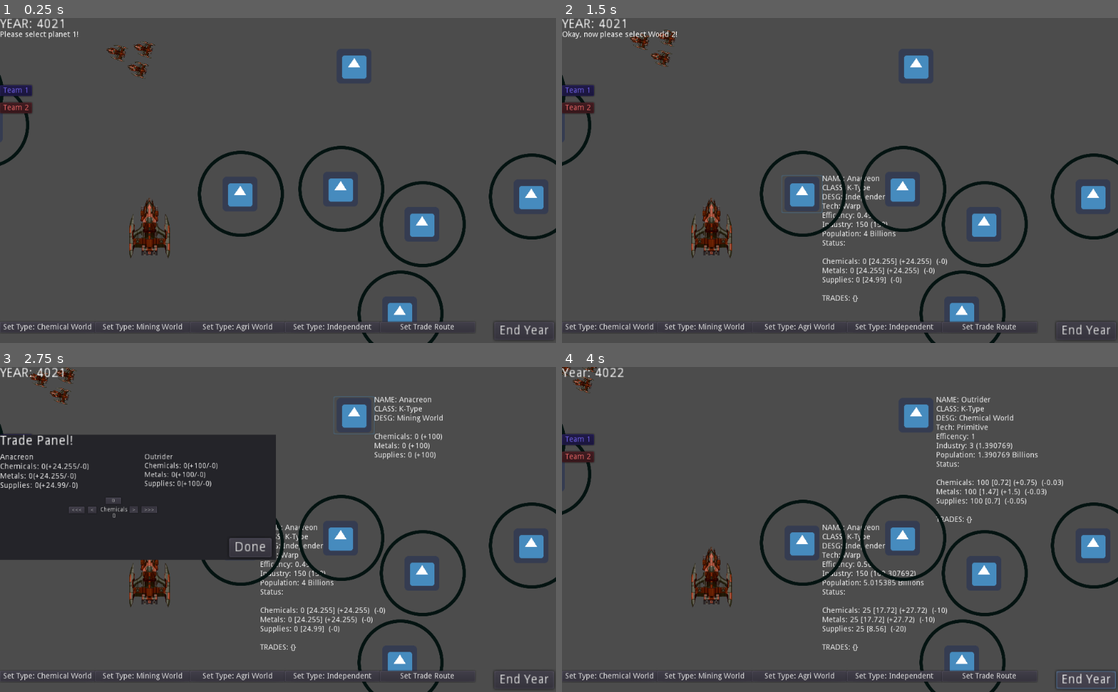
Above: before the commit, frames 1-4 (two rows, left to right).
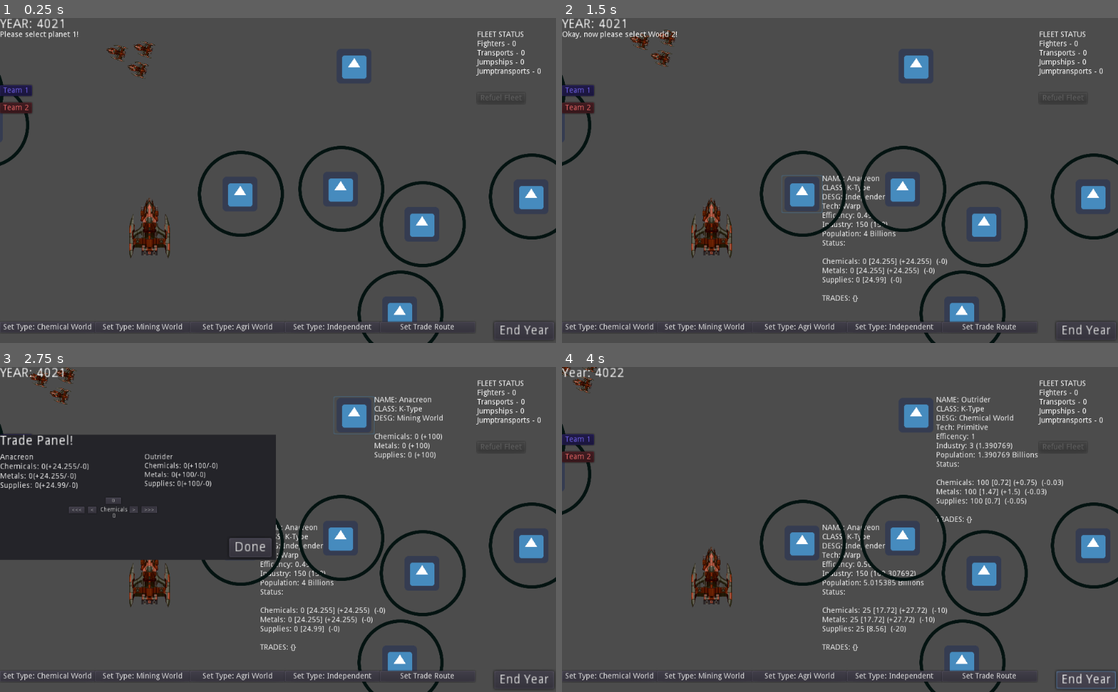
Above: after the commit, the same moments.

Repository: Nore5515/Anacreon4022
Game: Godot game, scene res://Main.tscn
Two runs of this game, one before a commit and one after it. Both use one fixed random seed, a clock stepped at 60 frames per second and the inputs below. The engine's default icon, where the game draws it, is replaced by a stand-in: a white triangle on a blue panel in a dark square.
Inputs:
- Up to frame 1 (0.25 s): no input
- Up to frame 2 (1.5 s): click "Set Trade Route" at 0.5 s; click "NAME: Anacreon CLASS: K-Type …" at 1.25 s
- Up to frame 3 (2.75 s): click "NAME: Anacreon CLASS: K-Type …" at 2 s
- Up to frame 4 (4 s): click "Done" at 2.75 s; click "End Year" at 3.5 s

The runs differ from the first frame. In frame 1, 0.4% of the frame differs, in the area x 85-98%, y 4-18%; in frame 2, 0.4%; in frame 3, 0.4%; in frame 4, 0.4%.

Commit message:
Fleet Refueling and Status

Diff:
--- /dev/null
+++ b/AlwaysUp.gd
@@ -0,0 +1,6 @@
+extends Label
+
+
+
+func _process(delta):
+	pass
--- a/Fleet.gd
+++ b/Fleet.gd
@@ -7,14 +7,28 @@
 var destination = Vector2()
 var destIcon
 
+var fuel = 100.0
 
 func select():
 	selected = true
 	$icon.visible = true
+	updateStatus()
+	get_parent().get_node("CanvasLayer/RefuelFleet").visible = true
 
 func deselect():
 	selected = false
 	$icon.visible = false
+	get_parent().get_node("CanvasLayer/FleetStatus").text = ""
+	get_parent().get_node("CanvasLayer/RefuelFleet").visible = false
+
+func updateStatus():
+	var thing = "FLEET STATUS\n" \
+		+ "Fighters - 0\n"\
+		+ "Transports - 0\n"\
+		+ "Jumpships - 0\n"\
+		+ "Jumptransports - 0\n"\
+		+ "Fuel: " + String(stepify(fuel, 0.01))
+	get_parent().get_node("CanvasLayer/FleetStatus").text = thing
 
 func _process(delta):
 	var movement = destination - position
@@ -22,12 +36,17 @@
 	position += movement
 	look_at(destination)
 	rotate(PI*0.5)
+	fuel -= 0.5 * delta
 
-	#80
+	if selected:
+		updateStatus()
+
 	if (getNearestPlanet().get_global_rect().position - (self.position + Vector2(50, 25))).length() <= 80:
 		$inRange.visible = true
+		get_parent().get_node("CanvasLayer/RefuelFleet").disabled = false
 	else:
 		$inRange.visible = false
+		get_parent().get_node("CanvasLayer/RefuelFleet").disabled = true
 
 
 func getNearestPlanet():
--- /dev/null
+++ b/Fleet.tscn
@@ -0,0 +1,44 @@
+[gd_scene load_steps=4 format=2]
+
+[ext_resource path="res://Imports/icon.png" type="Texture" id=1]
+[ext_resource path="res://Imports/ship.png" type="Texture" id=2]
+[ext_resource path="res://Fleet.gd" type="Script" id=3]
+
+[node name="Fleet" type="Node2D"]
+position = Vector2( 256.688, 75.7555 )
+script = ExtResource( 3 )
+
+[node name="ship" type="Sprite" parent="."]
+position = Vector2( 0, -29.9287 )
+scale = Vector2( 0.152303, 0.152303 )
+texture = ExtResource( 2 )
+
+[node name="ship2" type="Sprite" parent="."]
+position = Vector2( -18.972, 15.7605 )
+scale = Vector2( 0.152303, 0.152303 )
+texture = ExtResource( 2 )
+
+[node name="ship3" type="Sprite" parent="."]
+position = Vector2( 20.2925, 15.3204 )
+scale = Vector2( 0.152303, 0.152303 )
+texture = ExtResource( 2 )
+
+[node name="Area2D" type="Area2D" parent="."]
+
+[node name="CollisionPolygon2D" type="CollisionPolygon2D" parent="Area2D"]
+polygon = PoolVector2Array( -39.6828, 26.2526, -9.49446, -50.0127, 11.5579, -50.4099, 36.1853, 11.9529, 38.5685, 36.183, -34.1218, 36.5802 )
+
+[node name="icon" type="Sprite" parent="."]
+visible = false
+position = Vector2( 0, -75.7554 )
+scale = Vector2( 0.0228264, 0.0228264 )
+texture = ExtResource( 1 )
+
+[node name="inRange" type="Sprite" parent="."]
+modulate = Color( 0, 0.486275, 1, 1 )
+position = Vector2( 0, 58.4714 )
+rotation = -3.14159
+scale = Vector2( 0.0228264, 0.0228264 )
+texture = ExtResource( 1 )
+[connection signal="mouse_entered" from="Area2D" to="." method="_on_Area2D_mouse_entered"]
+[connection signal="mouse_exited" from="Area2D" to="." method="_on_Area2D_mouse_exited"]
--- a/Hub.gd
+++ b/Hub.gd
@@ -62,3 +62,9 @@
 func assignTeam(teamName, teamColor):
 	if selectedWorld != null:
 		selectedWorld.setTeam(teamName, teamColor)
+
+
+func _on_RefuelFleet_pressed():
+	for child in get_tree().get_nodes_in_group("fleet"):
+		if child.selected:
+			child.fuel = 100
--- a/Main.tscn
+++ b/Main.tscn
@@ -306,6 +306,30 @@
 text = "0"
 align = 1
 
+[node name="FleetStatus" type="Label" parent="CanvasLayer"]
+margin_left = 878.877
+margin_top = 23.9128
+margin_right = 996.877
+margin_bottom = 105.913
+text = "FLEET STATUS
+Fighters - 0
+Transports - 0
+Jumpships - 0
+Jumptransports - 0"
+__meta__ = {
+"_edit_use_anchors_": false
+}
+
+[node name="RefuelFleet" type="Button" parent="CanvasLayer"]
+margin_left = 878.877
+margin_top = 138.433
+margin_right = 890.877
+margin_bottom = 158.433
+text = "Refuel Fleet"
+__meta__ = {
+"_edit_use_anchors_": false
+}
+
 [node name="Timer" type="Timer" parent="."]
 wait_time = 15.0
 autostart = true
@@ -326,7 +350,9 @@
 scale = Vector2( 0.434346, 0.434346 )
 texture = ExtResource( 12 )
 
-[node name="Fleet" type="Node2D" parent="."]
+[node name="Fleet" type="Node2D" parent="." groups=[
+"fleet",
+]]
 position = Vector2( 256.688, 75.7555 )
 script = ExtResource( 14 )
 
@@ -375,6 +401,7 @@
 [connection signal="pressed" from="CanvasLayer/TradePanel/maxInChem" to="CanvasLayer/TradePanel" method="_on_maxInChem_pressed"]
 [connection signal="pressed" from="CanvasLayer/TradePanel/maxOutChem" to="CanvasLayer/TradePanel" method="_on_maxOutChem_pressed"]
 [connection signal="pressed" from="CanvasLayer/TradePanel/zero" to="CanvasLayer/TradePanel" method="_on_zero_pressed"]
+[connection signal="pressed" from="CanvasLayer/RefuelFleet" to="CanvasLayer/Hub" method="_on_RefuelFleet_pressed"]
 [connection signal="timeout" from="Timer" to="." method="_on_Timer_timeout"]
 [connection signal="mouse_entered" from="Fleet/Area2D" to="Fleet" method="_on_Area2D_mouse_entered"]
 [connection signal="mouse_exited" from="Fleet/Area2D" to="Fleet" method="_on_Area2D_mouse_exited"]
